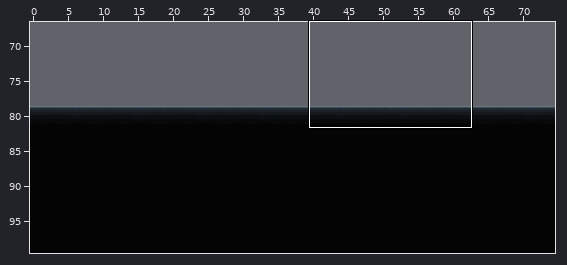
One commit to this Tiled map: Aftamath/assets/maps/Subway.tmx. The first picture is a wide view before the edit; the outline marks the close-up.
Close-up. Earlier state:
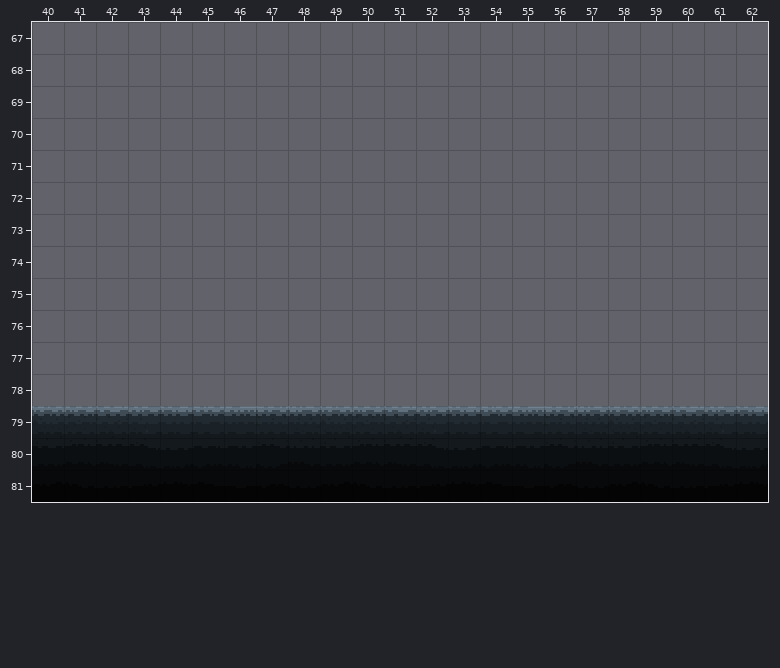
Cells are 16x16 px. Shown: x 40..62, y 67..81. The commit also changed other parts of the map, which this record leaves out.
After the commit:
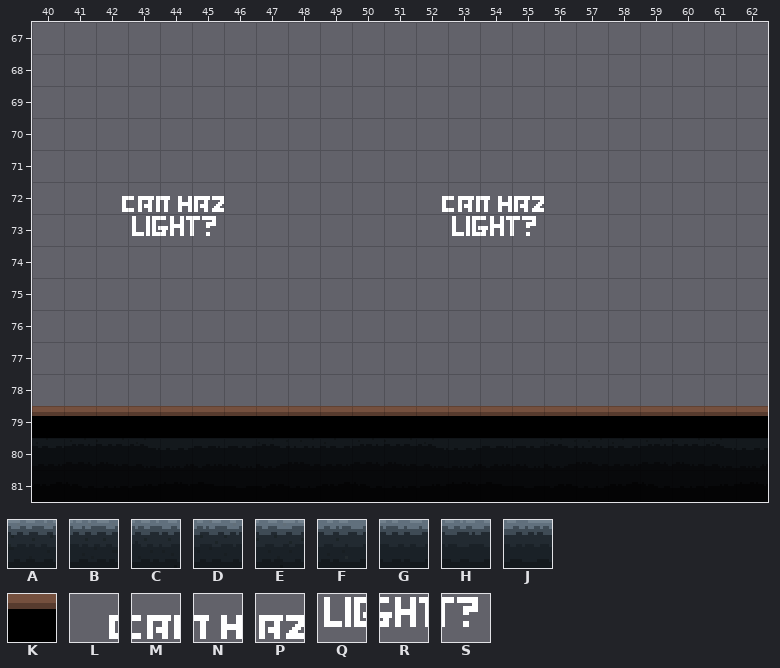
Key: from "Tiledtest": A 72 "concrete", B 73 "concrete", C 74 "concrete", D 75 "concrete", E 76 "concrete", F 77 "concrete", G 78 "concrete", H 79 "concrete", J 80 "concrete"; from "tileset": K 308, L 367, M 368, N 369, P 370, Q 429, R 430, S 431.
_ is an empty cell.
Difference:
Layer "bg1":
y 72: x 42..45 ____ -> LMNP; x 52..55 ____ -> LMNP
y 73: x 43..45 ___ -> QRS; x 53..55 ___ -> QRS
Layer "ground":
y 79: x 40..62 CDEFGHJABCDEFGHJABCDEFG -> KKKKKKKKKKKKKKKKKKKKKKK
Boxes around the changes in both close-ups, in picture pixels (x1, y1, x2, y2):
added: (122, 196, 224, 236)
added: (442, 196, 544, 236)
changed: (32, 406, 768, 438)
